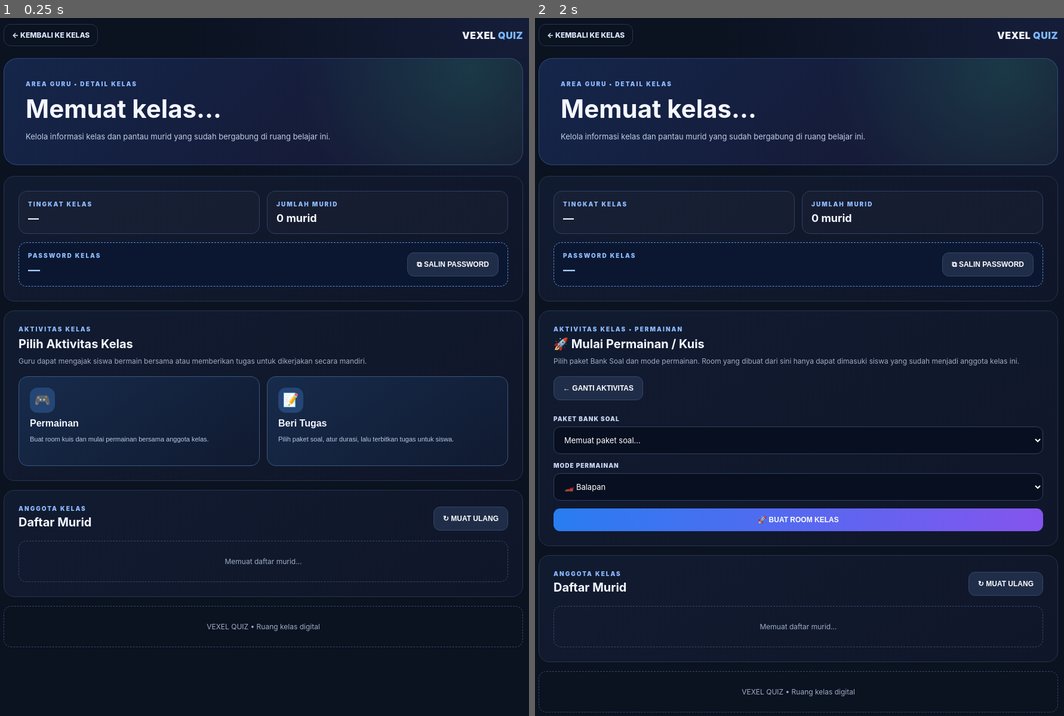
Above: before the commit, frames 1-2 (left to right).
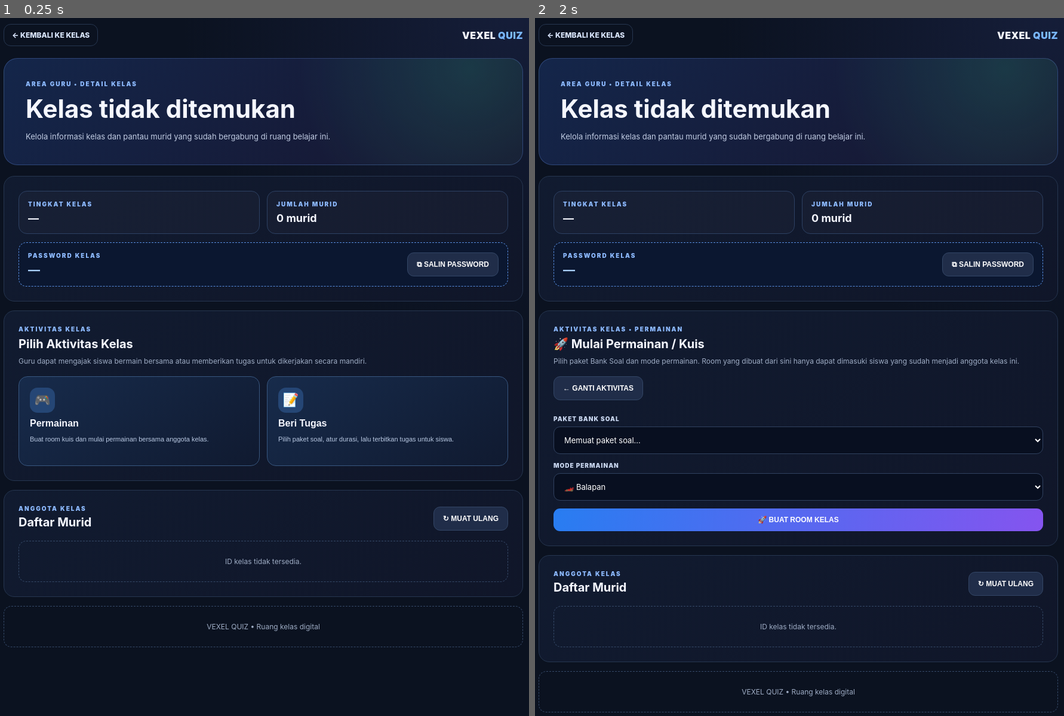
Above: after the commit, the same moments.

Repository: vexelkang-cell/gamepai
Game: browser game, page guru/kelas/detail/index.html
Two runs of this game, one before a commit and one after it. Both use one fixed random seed, a clock stepped at 60 frames per second and the inputs below.
Inputs:
- Up to frame 1 (0.25 s): no input
- Up to frame 2 (2 s): click "🎮 Permainan Buat room kuis da…" at 0.27 s; click "← GANTI AKTIVITAS" at 1.27 s; click "🎮 Permainan Buat room kuis da…" at 1.77 s; click "⧉ SALIN PASSWORD" at 1.87 s

The runs differ from the first frame. In frame 1, 0.7% of the frame differs, in the area x 5-57%, y 11-79%; in frame 2, 0.7%.
Error before the commit: TypeError: Cannot read properties of null (reading 'addEventListener')

Commit message:
Remove obsolete report dashboard click handler

Diff:
--- a/guru/kelas/detail/index.html
+++ b/guru/kelas/detail/index.html
@@ -19,7 +19,7 @@
 async function api(path,options={}){const r=await fetch(API+path,{...options,headers:{Authorization:"Bearer "+token()," …(216 unchanged characters)…
 function esc(s){return String(s??"").replace(/[&<>"']/g,c=>({"&":"&amp;","<":"&lt;",">":"&gt;",'"':"&quot;","'":"&#39;"}[c]))}
 function message(t,type){$("pageMessage").textContent=t;$("pageMessage").className="message show "+(type||"error")}
-$("chooseGame").addEventListener("click",()=>{$("launchCard" …(384 unchanged characters)… ce").offsetTop-12,behavior:"smooth"})});$("openReports").addEventListener("click",()=>location.href="/guru/kelas/laporan/?id="+encodeURIComponent(id));async function load(){if(!id){$("classNa …(1056 unchanged characters)…
+$("chooseGame").addEventListener("click",()=>{$("launchCard" …(384 unchanged characters)… ce").offsetTop-12,behavior:"smooth"})});async function load(){if(!id){$("classNa …(1056 unchanged characters)…
 async function loadBank(){try{const data=await api("/quiz/bank");const packs=Array.isArray(data.packs)?data.packs:[];$( …(482 unchanged characters)…
 $("launchGame").addEventListener("click",async()=>{const packId=$("quizPack").value;if(!currentClass||!packId){$("launc …(916 unchanged characters)…
 function openRemove(memberId,name){pendingMemberId=memberId;$("removeStudentName").textContent=name;$("removeMessage"). …(1529 unchanged characters)…
